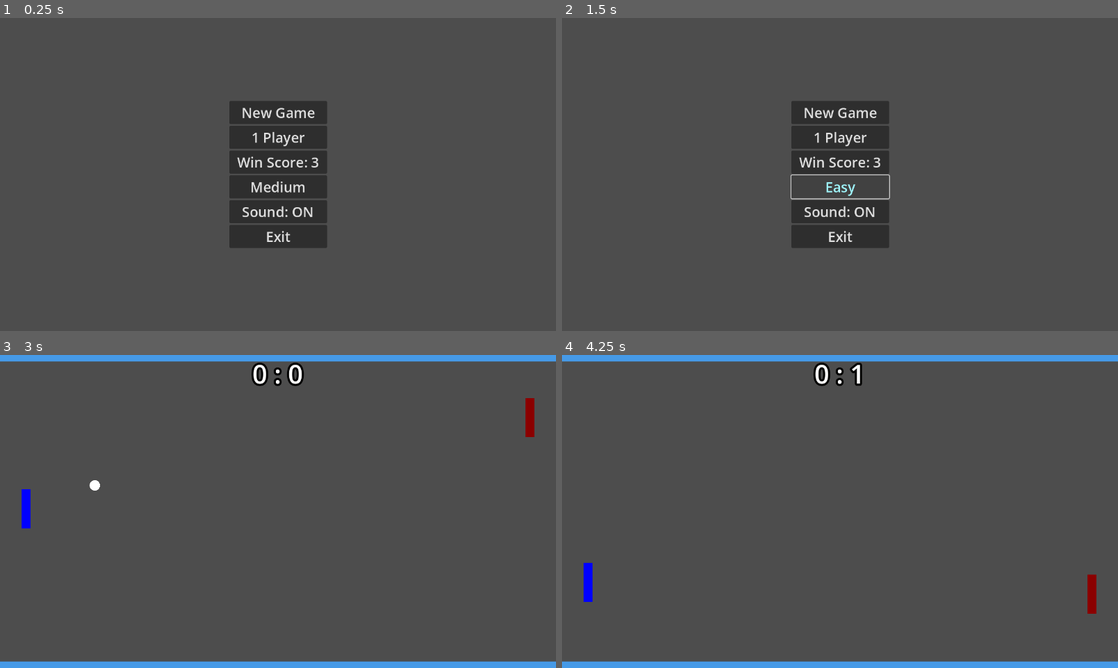
Above: before the commit, frames 1-4 (two rows, left to right).
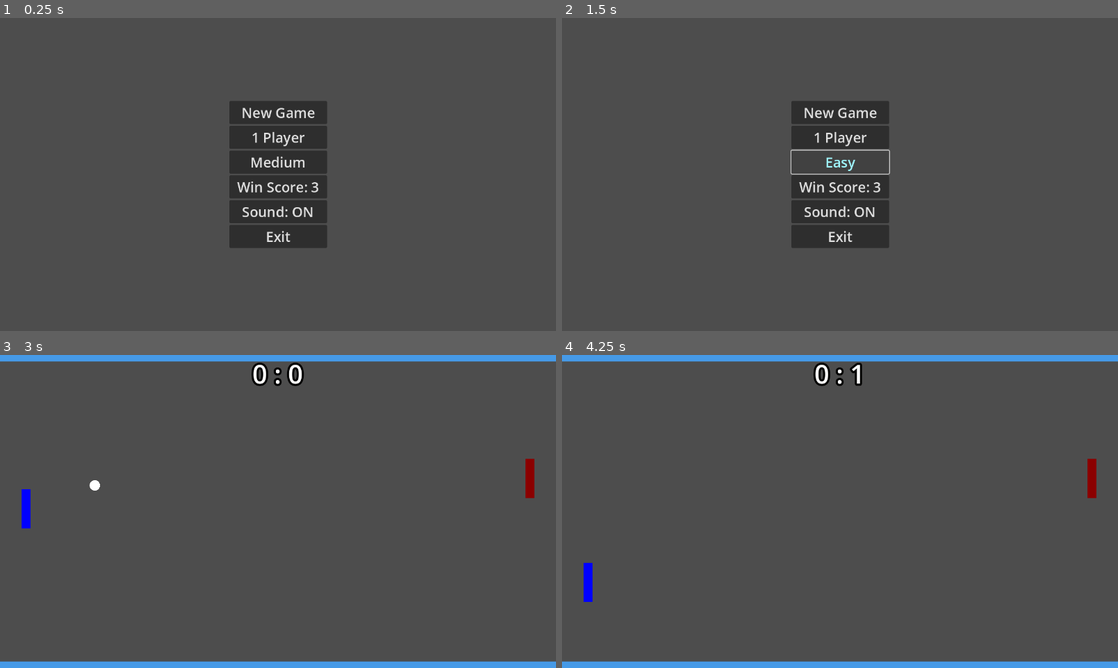
Above: after the commit, the same moments.

Repository: paganica/pongoid
Game: Godot game, scene res://scenes/main_menu.tscn
Same seed, same stepped clock (60 frames per second), same inputs: the game is played once before the commit and once after it.
Inputs:
- Up to frame 1 (0.25 s): no input
- Up to frame 2 (1.5 s): click "Medium" at 0.5 s; click "Hard" at 1.25 s
- Up to frame 3 (3 s): click "New Game" at 2 s; hold Up (p1_up) from 2.78 s (still down); hold S (p2_down) from 2.78 s (still down)
- Up to frame 4 (4.25 s): release Up (p1_up) at 3.53 s; release S (p2_down) at 3.53 s; hold Down (p1_down) from 3.53 s (still down); tap W (p2_up) at 3.6 s

The runs differ from the first frame. In frame 1, 0.5% of the frame differs, in the area x 42-58%, y 44-56%; in frame 2, 0.9%, in the area x 41-59%, y 42-58%; in frame 3, 0.4%; in frame 4, 0.4%.

Commit message:
AI behavior polish

Diff:
--- a/scenes/canvas_layer.tscn
+++ b/scenes/canvas_layer.tscn
@@ -1,4 +1,6 @@
-[gd_scene load_steps=2 format=3 uid="uid://dfrj7cges7ivf"]
+[gd_scene load_steps=3 format=3 uid="uid://dfrj7cges7ivf"]
+
+[ext_resource type="Script" uid="uid://jjixua16n6r7" path="res://scripts/canvas_layer.gd" id="1_c4rma"]
 
 [sub_resource type="LabelSettings" id="LabelSettings_ex8h3"]
 line_spacing = 0.0
@@ -8,6 +10,7 @@
 shadow_size = 0
 
 [node name="CanvasLayer" type="CanvasLayer"]
+script = ExtResource("1_c4rma")
 
 [node name="ScoreLabel" type="Label" parent="."]
 offset_left = -1.0
@@ -17,3 +20,48 @@
 text = "0   :   0"
 label_settings = SubResource("LabelSettings_ex8h3")
 horizontal_alignment = 1
+
+[node name="WinScreen" type="Control" parent="."]
+visible = false
+layout_mode = 3
+anchors_preset = 15
+anchor_right = 1.0
+anchor_bottom = 1.0
+offset_right = 9.0
+grow_horizontal = 2
+grow_vertical = 2
+
+[node name="WinLabel" type="Label" parent="WinScreen"]
+layout_mode = 1
+anchors_preset = -1
+anchor_right = 0.99500006
+anchor_bottom = 1.0070001
+offset_top = 250.0
+offset_right = -0.5550537
+offset_bottom = -376.04004
+theme_override_font_sizes/font_size = 72
+text = "\"Player 1 Wins!\""
+horizontal_alignment = 1
+vertical_alignment = 1
+
+[node name="RestartButton" type="Button" parent="WinScreen"]
+layout_mode = 0
+offset_left = 320.0
+offset_top = 370.0
+offset_right = 960.0
+offset_bottom = 460.0
+theme_override_font_sizes/font_size = 48
+text = "Restart"
+
+[node name="MenuButton" type="Button" parent="WinScreen"]
+layout_mode = 0
+offset_left = 320.0
+offset_top = 470.0
+offset_right = 960.0
+offset_bottom = 560.0
+theme_override_font_sizes/font_size = 48
+text = "Menu
+"
+
+[connection signal="pressed" from="WinScreen/RestartButton" to="." method="_on_restart_button_pressed"]
+[connection signal="pressed" from="WinScreen/MenuButton" to="." method="_on_menu_button_pressed"]
--- a/scenes/main_menu.tscn
+++ b/scenes/main_menu.tscn
@@ -44,6 +44,14 @@
 theme_override_font_sizes/font_size = 32
 text = "1 Player"
 
+[node name="DifficultyButton" type="Button" parent="VBoxMenu"]
+custom_minimum_size = Vector2(200, 50)
+layout_mode = 2
+theme_override_colors/font_pressed_color = Color(0.30980393, 0.6627451, 0.38431373, 1)
+theme_override_colors/font_hover_color = Color(0.627451, 0.96862745, 0.99607843, 1)
+theme_override_font_sizes/font_size = 32
+text = "Medium"
+
 [node name="WinScore" type="Button" parent="VBoxMenu"]
 custom_minimum_size = Vector2(200, 50)
 layout_mode = 2
@@ -52,14 +60,6 @@
 theme_override_font_sizes/font_size = 32
 text = "Win Score: 3
 "
-
-[node name="DifficultyButton" type="Button" parent="VBoxMenu"]
-custom_minimum_size = Vector2(200, 50)
-layout_mode = 2
-theme_override_colors/font_pressed_color = Color(0.30980393, 0.6627451, 0.38431373, 1)
-theme_override_colors/font_hover_color = Color(0.627451, 0.96862745, 0.99607843, 1)
-theme_override_font_sizes/font_size = 32
-text = "Medium"
 
 [node name="SoundButton" type="Button" parent="VBoxMenu"]
 custom_minimum_size = Vector2(200, 50)
--- a/scripts/ball.gd
+++ b/scripts/ball.gd
@@ -14,10 +14,10 @@
 	velocity = Vector2(-speed, 0)
 
 func _physics_process(delta):
-	var collision = move_and_collide(velocity * delta)
+	var col = move_and_collide(velocity * delta)
 
-	if collision:
-		var collider = collision.get_collider()
+	if col:
+		var collider = col.get_collider()
 
 		if collider.name.begins_with("Paddle"):
 			var paddle = collider
@@ -30,10 +30,9 @@
 			velocity.x = -velocity.x
 			velocity.y = normalized * speed
 			speed += get_speed_increment()
-			#print(speed)
 			velocity = velocity.normalized() * speed
 		else:
-			velocity = velocity.bounce(collision.get_normal())
+			velocity = velocity.bounce(col.get_normal())
 
 func _draw():
 	draw_circle(Vector2.ZERO, radius, Color.WHITE)
@@ -63,5 +62,5 @@
 		"medium":
 			return 10
 		"hard":
-			return 15
+			return 10
 	return 10
--- /dev/null
+++ b/scripts/canvas_layer.gd
@@ -0,0 +1,8 @@
+extends CanvasLayer
+
+func _on_restart_button_pressed() -> void:
+	get_tree().reload_current_scene()
+
+
+func _on_menu_button_pressed() -> void:
+	get_tree().change_scene_to_file("res://scenes/main_menu.tscn")
--- a/scripts/game.gd
+++ b/scripts/game.gd
@@ -5,6 +5,8 @@
 
 @onready var ball = $Ball
 @onready var score_label = $CanvasLayer/ScoreLabel
+@onready var win_screen = $CanvasLayer/WinScreen
+@onready var win_label = $CanvasLayer/WinScreen/WinLabel
 
 func _ready():
 	update_score()
@@ -32,15 +34,20 @@
 		await get_tree().create_timer(2.0).timeout
 		reset_ball(-1)
 
-func check_win():
+func check_win() -> bool:
 	if score_left >= GameSettings.win_score:
-		end_game("Left Player Wins!")
+		end_game("Player 1 Wins!", Color.BLUE)
+		return true
 	elif score_right >= GameSettings.win_score:
-		end_game("Right Player Wins!")
+		end_game("Player 2 Wins!", Color.DARK_RED)
+		return true
+	return false
 
-func end_game(message):
-	print(message)
+func end_game(message, color):
 	# stop ball
 	ball.velocity = Vector2.ZERO
 	# optional: stop game logic
 	set_process(false)
+	win_label.text = message
+	win_label.add_theme_color_override("font_color", color)
+	win_screen.visible = true
--- a/scripts/gameSettings.gd
+++ b/scripts/gameSettings.gd
@@ -3,4 +3,4 @@
 var is_two_player := false
 var sound_on := true
 var ai_difficulty := "medium"  # "easy", "medium", "hard"
-var win_score := 5
+var win_score := 3
--- a/scripts/paddle_right.gd
+++ b/scripts/paddle_right.gd
@@ -13,9 +13,9 @@
 
 	var screen_height = get_viewport_rect().size.y
 	paddle_height = screen_height / 8
+	target_y = screen_height / 2
 
 	collision.shape.size.y = paddle_height
-
 	queue_redraw()
 
 func _draw():
@@ -23,56 +23,99 @@
 	draw_rect(Rect2(-width/2, -paddle_height/2, width, paddle_height), Color.DARK_RED)
 
 func _physics_process(delta):
-	var direction = 0
-
-	if Input.is_action_pressed("p1_up"):
-		direction -= 1
-	if Input.is_action_pressed("p1_down"):
-		direction += 1
-
 	var screen_height = get_viewport_rect().size.y
 	var half_height = paddle_height / 2
 
-	position.y += direction * speed * delta
+	if GameSettings.is_two_player:
+		# --- PLAYER CONTROL ---
+		var direction = 0
+		if Input.is_action_pressed("p1_up"):
+			direction -= 1
+		if Input.is_action_pressed("p1_down"):
+			direction += 1
+		position.y += direction * speed * delta
+		position.y = clamp(position.y, half_height + 15, screen_height - half_height - 15)
+		position.x = start_x
+		return
+
+	# --- AI CONTROL ---
+	var ai_speed: float
+	var reaction_time: float
+	var error_margin: float
+
+	match GameSettings.ai_difficulty:
+		"easy":
+			ai_speed = 350
+			reaction_time = 0.5
+			error_margin = 50
+		"medium":
+			ai_speed = 350
+			reaction_time = 0.3
+			error_margin = 30
+		"hard":
+			ai_speed = 350
+			reaction_time = 0.1
+			error_margin = 10
+
+	# Update target_y on a delay (reaction time)
+	reaction_timer -= delta
+	if reaction_timer <= 0:
+		reaction_timer = reaction_time
+
+		if ball.velocity.x > 0:
+			# Ball is coming towards AI — predict landing position
+			match GameSettings.ai_difficulty:
+				"easy":
+					# Easy: just aim at current ball position, no prediction
+					target_y = ball.position.y + randf_range(-error_margin, error_margin)
+				"medium", "hard":
+					# Medium/Hard: predict where ball will be when it reaches paddle
+					target_y = predict_ball_y(screen_height) + randf_range(-error_margin, error_margin)
+		else:
+			# Ball moving away — return toward center (with some laziness on easy)
+			match GameSettings.ai_difficulty:
+				"easy":
+					target_y = position.y  # stay put on easy
+				"medium":
+					target_y = screen_height / 2
+				"hard":
+					target_y = screen_height / 2
+
+	# Move toward target
+	var direction = 0
+	if ball.velocity.x > 0 or GameSettings.ai_difficulty != "easy":
+		if target_y < position.y - 10:
+			direction = -1
+		elif target_y > position.y + 10:
+			direction = 1
+
+	position.y += direction * ai_speed * delta
 	position.y = clamp(position.y, half_height + 15, screen_height - half_height - 15)
 	position.x = start_x
 
-	if not GameSettings.is_two_player:
-	# SETTINGS BASED ON DIFFICULTY
-		var ai_speed
-		var reaction_time
-		var error_margin
+func predict_ball_y(screen_height: float) -> float:
+	# Estimate ball Y position when it reaches the paddle's X
+	var distance_x = start_x - ball.position.x
+	if ball.velocity.x <= 0:
+		return screen_height / 2  # ball not coming, return center
 
-		match GameSettings.ai_difficulty:
-			"easy":
-				ai_speed = 350
-				reaction_time = 0.4
-				error_margin = 40
-			"medium":
-				ai_speed = 350
-				reaction_time = 0.2
-				error_margin = 20
-			"hard":
-				ai_speed = 350
-				reaction_time = 0.1
-				error_margin = 10
+	var time_to_reach = distance_x / ball.velocity.x
+	var predicted_y = ball.position.y + ball.velocity.y * time_to_reach
 
-	# REACTION DELAY
-		reaction_timer -= delta
+	# Simulate bouncing off top and bottom walls
+	var effective_height = screen_height - 30  # account for mantinel offset
+	predicted_y = bounce_simulate(predicted_y, 15, effective_height)
 
-		if reaction_timer <= 0:
-			reaction_timer = reaction_time
+	return predicted_y
 
-		# AI picks a target with some inaccuracy
-		target_y = ball.position.y + randf_range(-error_margin, error_margin)
-
-	# MOVE TOWARDS TARGET
-		if ball.velocity.x > 0:
-			if target_y < position.y - 10:
-				direction = -1
-			elif target_y > position.y + 10:
-				direction = 1
-
-		position.y += direction * ai_speed * delta
-		position.y = clamp(position.y, half_height + 15, screen_height - half_height - 15)
-		position.x = start_x
+func bounce_simulate(y: float, top: float, bottom: float) -> float:
+	# Fold the predicted Y back into the playfield accounting for wall bounces
+	var range_h = bottom - top
+	y = y - top
+	if y < 0:
+		y = -y
+	var cycles = int(y / range_h)
+	y = fmod(y, range_h)
+	if cycles % 2 == 1:
+		y = range_h - y
+	return y + top
Not shown: 1 places in scenes/main_menu.tscn that only renumber resources
Not shown, added: scripts/canvas_layer.gd.uid
